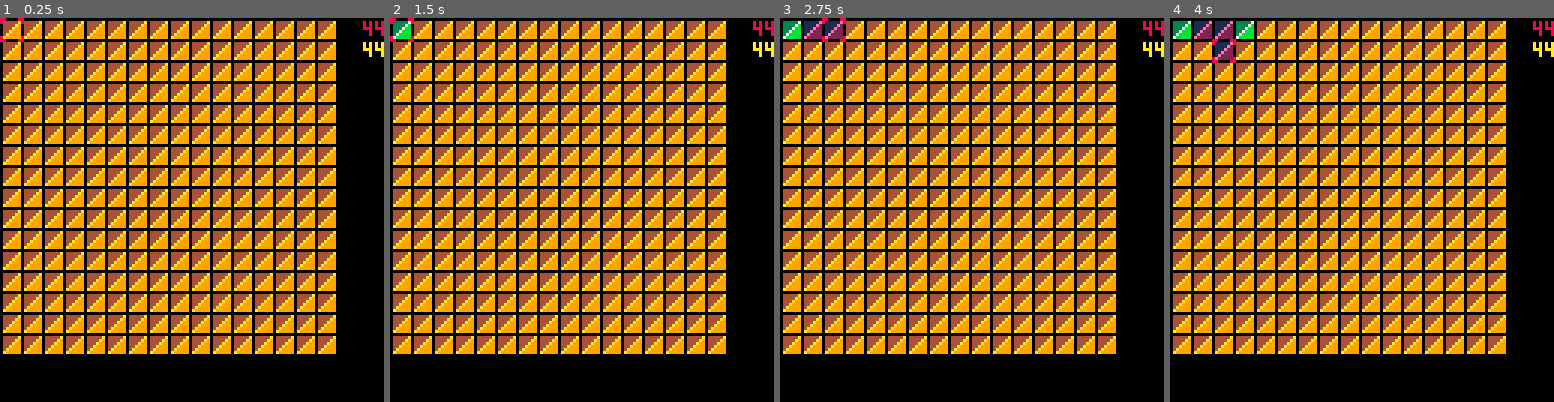
Above: before the commit, frames 1-4 (left to right).
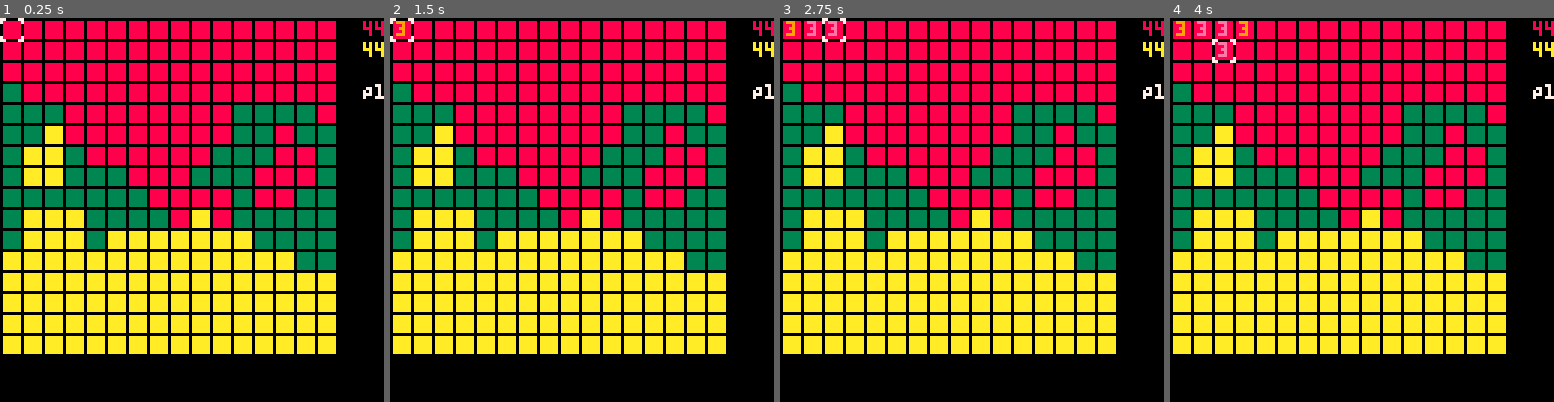
Above: after the commit, the same moments.

Repository: CicadaCinema/Shapebase
Game: PICO-8 cartridge main.p8
Same seed, same stepped clock (60 frames per second), same inputs: the game is played once before the commit and once after it.
Inputs:
- Up to frame 1 (0.25 s): no input
- Up to frame 2 (1.5 s): tap X (X key) at 0.33, 1.07 s; tap O (Z key) at 0.7 s
- Up to frame 3 (2.75 s): hold Right 1.6-2.1 s; tap O (Z key) at 1.7, 2.1, 2.5 s; tap X (X key) at 1.85 s; hold Up 2.15-2.42 s; hold Right from 2.47 s (still down)
- Up to frame 4 (4 s): tap O (Z key) at 2.9, 3.3, 3.7 s; tap X (X key) at 2.97 s; release Right at 3.03 s; hold Left 3.08-3.58 s; hold Down 3.63-3.97 s

The runs differ from the first frame. In frame 1, 53% of the frame differs, in the area x 0-100%, y 0-88%; in frame 2, 53%; in frame 3, 53%; in frame 4, 53%.

Commit message:
differentiate between background and foreground sprites
also remove unused sprites

Diff:
--- a/main.p8
+++ b/main.p8
@@ -3,18 +3,39 @@
 __lua__
 
 function _init()
-	cls()
-
-	-- player points are stored as one array
+	current_player = 1
+
+		-- player points are stored as one array
 	player_points = {44,44}
 
 	-- (x,y) position of the cursor - ranges from 0 to 15
 	cursor_pos = {0,0}
 
+	-- backdrop stores terrain (background)
+	backdrop = {
+		{1,1,1,1,1,1,1,1,1,1,1,1,1,1,1,1},
+		{1,1,1,1,1,1,1,1,1,1,1,1,1,1,1,1},
+		{1,1,1,1,1,1,1,1,1,1,1,1,1,1,1,1},
+		{0,1,1,1,1,1,1,1,1,1,1,1,1,1,1,1},
+		{0,0,0,1,1,1,1,1,1,1,1,0,0,0,0,1},
+		{0,0,2,1,1,1,1,1,1,1,1,0,0,1,0,0},
+		{0,2,2,0,1,1,1,1,1,1,0,0,0,1,1,0},
+		{0,2,2,0,0,0,1,1,1,0,0,0,1,1,1,0},
+		{0,0,0,0,0,0,0,1,1,1,1,0,1,1,0,0},
+		{0,2,2,2,0,0,0,0,1,2,1,0,0,0,0,0},
+		{0,2,2,2,0,2,2,2,2,2,2,2,0,0,0,0},
+		{2,2,2,2,2,2,2,2,2,2,2,2,2,2,0,0},
+		{2,2,2,2,2,2,2,2,2,2,2,2,2,2,2,2},
+		{2,2,2,2,2,2,2,2,2,2,2,2,2,2,2,2},
+		{2,2,2,2,2,2,2,2,2,2,2,2,2,2,2,2},
+		{2,2,2,2,2,2,2,2,2,2,2,2,2,2,2,2}
+	}
+
+	-- grid stores game objects
 	grid = {}
 	-- create empty 16x16 grid
 	for i=1,16 do
-		grid[#grid+1] = {0,0,0,0,0,0,0,0,0,0,0,0,0,0,0,0}
+		grid[#grid+1] = {9,9,9,9,9,9,9,9,9,9,9,9,9,9,9,9}
 	end
 
 	--[[
@@ -44,8 +65,8 @@
 	end
 
 	-- place test sprites (temp)
-	if (btnp(4)) grid[cursor_pos[2]+1][cursor_pos[1]+1] = 1
-	if (btnp(5)) grid[cursor_pos[2]+1][cursor_pos[1]+1] = 2
+	if (btnp(4)) grid[cursor_pos[2]+1][cursor_pos[1]+1] = 5
+	if (btnp(5)) grid[cursor_pos[2]+1][cursor_pos[1]+1] = 8
 
 	--[[
 	if mode == 0 then
@@ -129,11 +150,18 @@
 function _draw()
 	cls()
 
-	-- loop through the cells
+	-- draw backdrop
 	for y=1,16 do
 		for x=1,16 do
 			-- fetch the sprite id from the grid array and draw it
 			-- ensure the first sprite is drawn at (0,0)
+			spr(backdrop[y][x], 7*x-6, 7*y-6)
+		end
+	end
+
+	-- draw game objects
+	for y=1,16 do
+		for x=1,16 do
 			spr(grid[y][x], 7*x-6, 7*y-6)
 		end
 	end
@@ -144,6 +172,9 @@
 	-- display player points
 	print(player_points[1], 121, 1, 8)
 	print(player_points[2], 121, 8, 10)
+
+	-- display current player
+	print("P"..current_player, 121, 22, 7)
 
 	--[[
 	for i=0,16 do
Not shown, changed: 44 lines of the sprite sheet (__gfx__) section of main.p8
